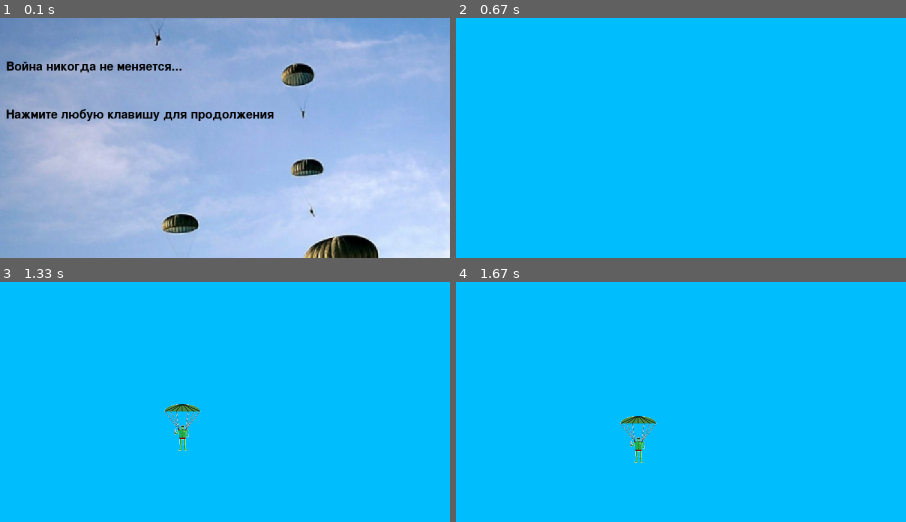
Above: before the commit, frames 1-4 (two rows, left to right).
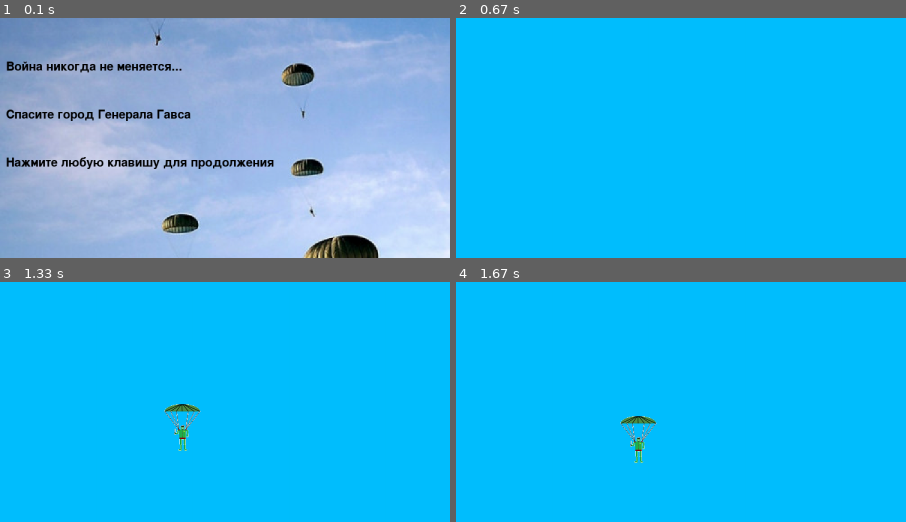
Above: after the commit, the same moments.

Repository: Mesh-DimASS/PygameProjectMMD
Game: pygame game, started from main.py
The game is run twice, just before and just after one commit, with the same random seed, the same clock (stepped at 60 frames per second) and the same inputs.
Inputs (mouse positions are % of the whole screen's width and height, from its top left):
- Up to frame 1 (0.1 s): no input
- Up to frame 2 (0.67 s): click (50, 50) at 0.38 s
- Up to frame 3 (1.33 s): click (50, 56) at 0.72 s; click (19, 35) at 1.05 s
- Up to frame 4 (1.67 s): click (62, 59) at 1.38 s
The pictures show only the part of the screen within x 0-50%, y 5-55%; the shares and areas given below are measured in that part.

The runs differ from the first frame. In frame 1, 2.8% of the frame differs, in the area x 1-61%, y 37-63%; in frame 2, nothing differs; in frame 3, nothing differs; in frame 4, nothing differs.

Commit message:
update use file.txt

Diff:
--- a/main.py
+++ b/main.py
@@ -59,8 +59,8 @@
 
 
 def start_screen():
-    intro_text = ["Война никогда не меняется...",
-                  "Нажмите любую клавишу для продолжения"]
+    with open(os.path.join('data', 'intro_text')) as a:
+        intro_text = list(map(str.strip, a.readlines()))
 
     fon = pygame.transform.scale(load_image('fon.jpg'), size)
     screen.blit(fon, (0, 0))
Not shown, added: data/intro_text
